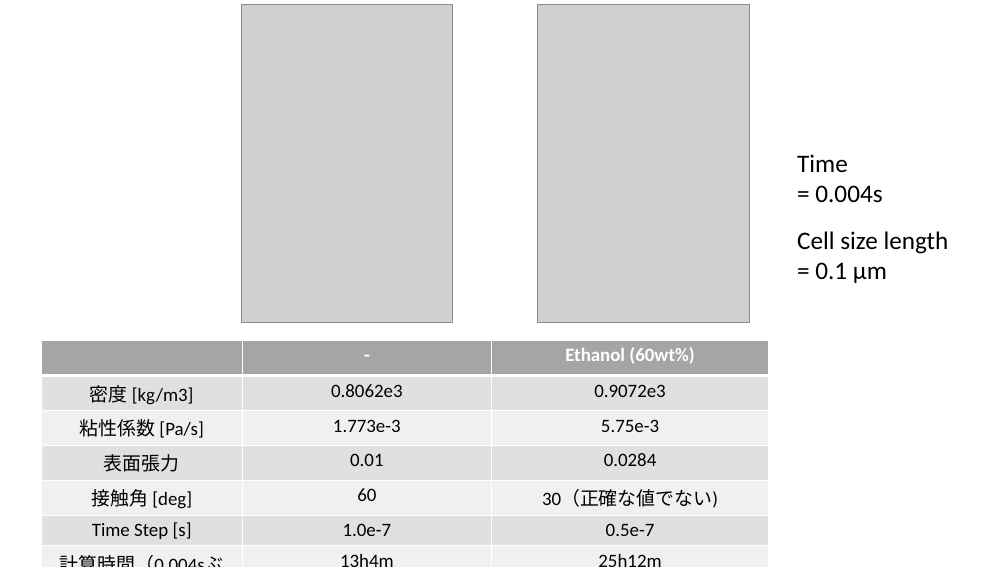
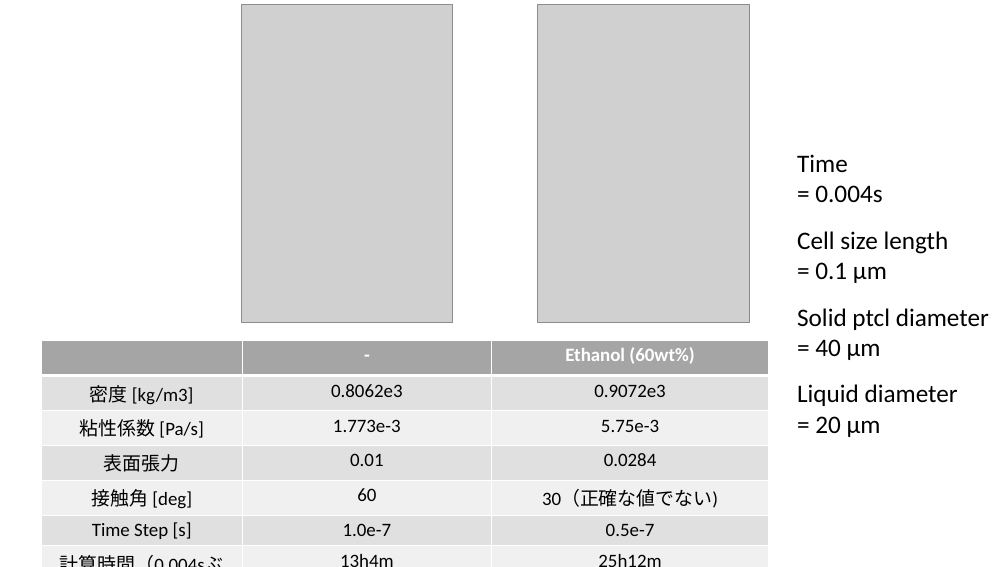
Before and after one commit to Kosei-lab/droplet, a slide deck: slide 2 of Ethanol-drop.pptx. Drawn at 1008x567 pixels with LibreOffice and Linux fonts; fonts in the diff are those of the drawing; grey boxes stand for pictures. Boxes give left, top, right and bottom in pixels: in the first picture for what was removed or moved away, otherwise in the second. Text is boxed around its words. In the diff, an @@ line names an element or a change of style, - is before the commit and + after.

```diff
--- a/Ethanol-drop.pptx
+++ b/Ethanol-drop.pptx
@@ text added at [797, 308, 989, 360], 24 pt, text #000000 @@
+Solid ptcl diameter
+= 40 μm
@@ text added at [797, 384, 958, 437], 24 pt, text #000000 @@
+Liquid diameter
+= 20 μm
```
Also in this commit, not shown: 1 other file.
